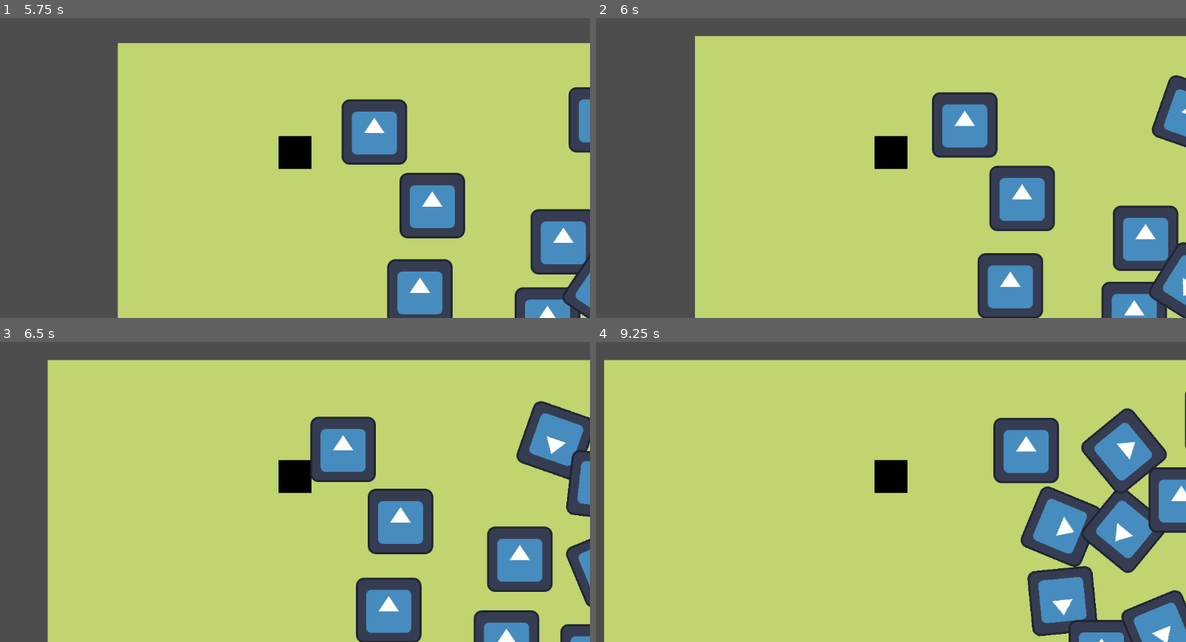
Above: before the commit, frames 1-4 (two rows, left to right).
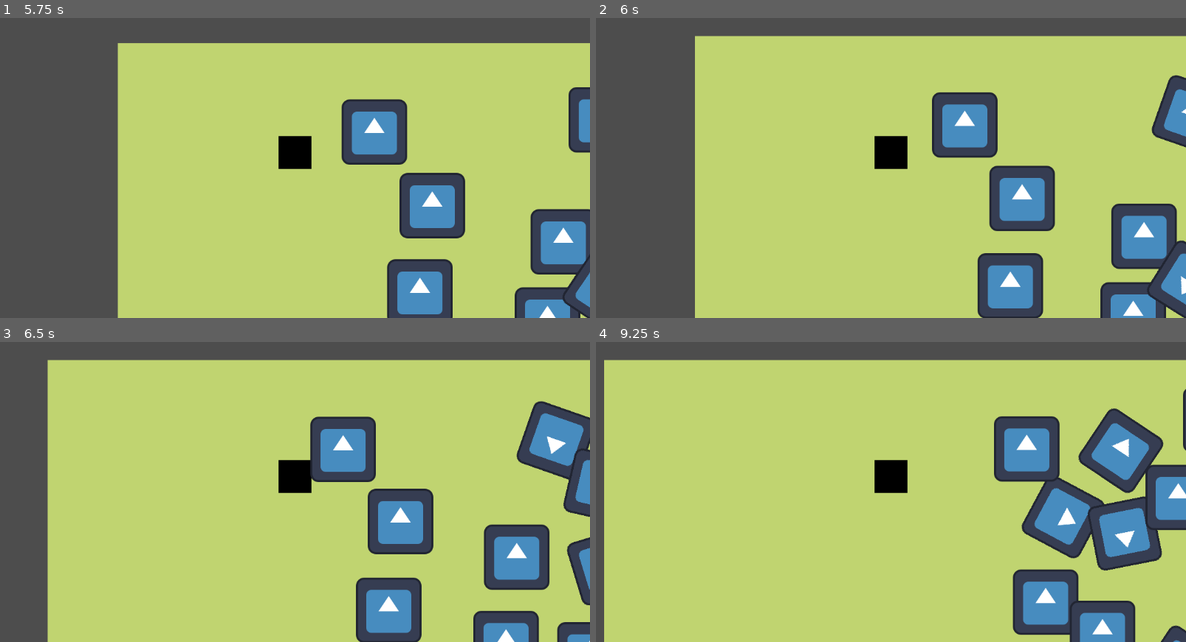
Above: after the commit, the same moments.

Repository: matulai/videojuego-rival-tactics
Game: Godot game, scene res://scenes/main.tscn
Two runs of this game, one before a commit and one after it. Both use one fixed random seed, a clock stepped at 60 frames per second and the inputs below. The engine's default icon, where the game draws it, is replaced by a stand-in: a white triangle on a blue panel in a dark square.
Inputs:
- Up to frame 1 (5.75 s): tap Enter at 0.5 s; hold Right (ui_right) 0.53-1.28 s; tap X (Attack) every 0.75 s from 0.6 to 5.1 s; hold Down (ui_down) 1.28-2.03 s; hold Right (ui_right) 2.03-2.78 s; hold Up (ui_up) 2.78-3.53 s; hold Left (ui_left) 3.53-5.03 s; hold Down (ui_down) from 5.03 s (still down)
- Up to frame 2 (6 s): release Down (ui_down) at 5.78 s; hold Right (ui_right) from 5.78 s (still down); tap X (Attack) at 5.85 s
- Up to frame 3 (6.5 s): keep holding Right (ui_right)
- Up to frame 4 (9.25 s): release Right (ui_right) at 6.53 s; hold Up (ui_up) 6.53-7.28 s; tap X (Attack) every 0.75 s from 6.6 to 8.85 s; hold Right (ui_right) 7.28-8.03 s; hold Down (ui_down) 8.03-8.78 s; hold Left (ui_left) from 8.78 s (still down)

Frame 1 is identical in both runs. In frame 2, 1.1% of the frame differs, in the area x 85-100%, y 61-100%; in frame 3, 1.7%; in frame 4, 9.1%, in the area x 67-100%, y 15-100%.

Commit message:
Se arregla error de estados infinitos al no haber enemigos

Diff:
--- a/boss_rival_tactics/characters/TroopUnit.gd
+++ b/boss_rival_tactics/characters/TroopUnit.gd
@@ -15,7 +15,8 @@
 	move_direction = vector_to_next_point
 
 func _get_path_to_enemy() ->void:
-	navigation_agent.target_position = target.position
+	if is_instance_valid(target):
+		navigation_agent.target_position = target.position
 
 func get_closest_node(nodes: Array) -> Node:
 	var closest_node: Node = null
--- a/boss_rival_tactics/characters/TroopUnit.tscn
+++ b/boss_rival_tactics/characters/TroopUnit.tscn
@@ -13,6 +13,7 @@
 debug_path_custom_color = Color(1, 0.109804, 0.027451, 1)
 
 [node name="PathTimer" type="Timer" parent="." index="4"]
+wait_time = 0.35
 autostart = true
 
 [connection signal="timeout" from="PathTimer" to="." method="_on_path_timer_timeout"]
--- a/boss_rival_tactics/characters/archer/states/IdleState.gd
+++ b/boss_rival_tactics/characters/archer/states/IdleState.gd
@@ -3,9 +3,9 @@
 func enter() -> void:
 	character.move_direction = Vector2.ZERO
 	character.move()
-	if GLOBAL.get_unit_enemies(character.isTeamOne).is_empty():
-		character.path_timer.stop()
+	#if GLOBAL.get_unit_enemies(character.isTeamOne).is_empty():
+		#character.path_timer.stop()
 
 func update(_delta: float ) -> void:
-	if is_instance_valid(character.target):
+	if not GLOBAL.get_unit_enemies(character.isTeamOne).is_empty():
 		emit_signal("finished", "chase")
--- a/boss_rival_tactics/characters/soldier/states/ChaseState.gd
+++ b/boss_rival_tactics/characters/soldier/states/ChaseState.gd
@@ -14,7 +14,7 @@
 
 func _on_animation_finished(anim_name: String) -> void:
 #CUANDO SE AGREGEN MAS ANIMACIONES CAMBIAR ESTA IMPLEMENTACION
-	if character.navigation_agent.is_target_reached():
+	if is_instance_valid(character.target):
 		character.target.take_damage(
 			character.damage,
 			character.knockback_direction,
--- a/boss_rival_tactics/characters/soldier/states/IdleState.gd
+++ b/boss_rival_tactics/characters/soldier/states/IdleState.gd
@@ -3,9 +3,9 @@
 func enter() -> void:
 	character.move_direction = Vector2.ZERO
 	character.move()
-	if GLOBAL.get_unit_enemies(character.isTeamOne).is_empty():
-		character.path_timer.stop()
+	#if GLOBAL.get_unit_enemies(character.isTeamOne).is_empty():
+		#character.path_timer.stop()
 
 func update(_delta: float ) -> void:
-	if is_instance_valid(character.target):
+	if not GLOBAL.get_unit_enemies(character.isTeamOne).is_empty():
 		emit_signal("finished", "chase")
